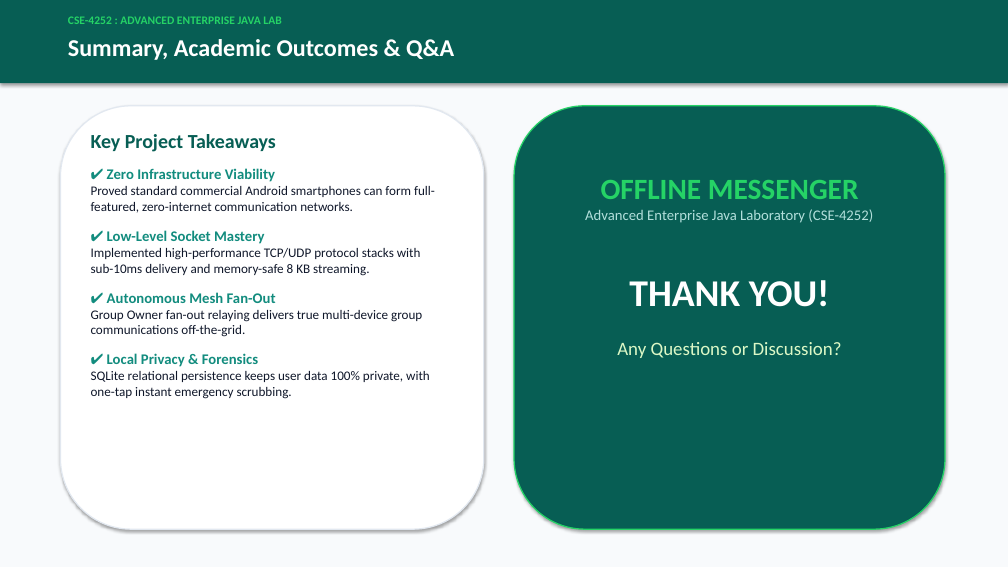
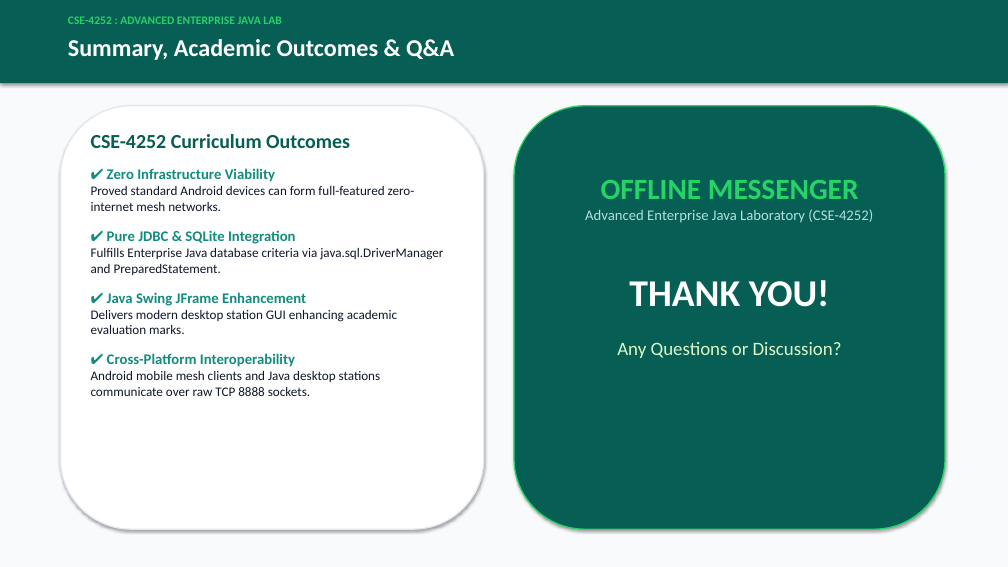
Before and after one commit to yeasaleh2002/offline_messenger, a slide deck: slide 10 of Offline_Messenger_Presentation.pptx. Drawn at 1008x567 pixels with LibreOffice and Linux fonts; fonts in the diff are those of the drawing. Boxes give left, top, right and bottom in pixels: in the first picture for what was removed or moved away, otherwise in the second. Text is boxed around its words. In the diff, an @@ line names an element or a change of style, - is before the commit and + after.

Commit message:
update on jdbc desktop

```diff
--- a/Offline_Messenger_Presentation.pptx
+++ b/Offline_Messenger_Presentation.pptx
@@ text at box(91, 134, 350, 148): text changed @@
-Key Project Takeaways
+CSE-4252 Curriculum Outcomes
@@ text at box(91, 186, 443, 396): text changed @@
-Proved standard commercial Android smartphones can form full-featured, zero-internet communication networks.
-✔ Low-Level Socket Mastery
-Implemented high-performance TCP/UDP protocol stacks with sub-10ms delivery and memory-safe 8 KB streaming.
-✔ Autonomous Mesh Fan-Out
-Group Owner fan-out relaying delivers true multi-device group communications off-the-grid.
-✔ Local Privacy & Forensics
-SQLite relational persistence keeps user data 100% private, with one-tap instant emergency scrubbing.
+Proved standard Android devices can form full-featured zero-internet mesh networks.
+✔ Pure JDBC & SQLite Integration
+Fulfills Enterprise Java database criteria via java.sql.DriverManager and PreparedStatement.
+✔ Java Swing JFrame Enhancement
+Delivers modern desktop station GUI enhancing academic evaluation marks.
+✔ Cross-Platform Interoperability
+Android mobile mesh clients and Java desktop stations communicate over raw TCP 8888 sockets.
```
Also in this commit, not shown: 6 other slides changed, 16 other files.
